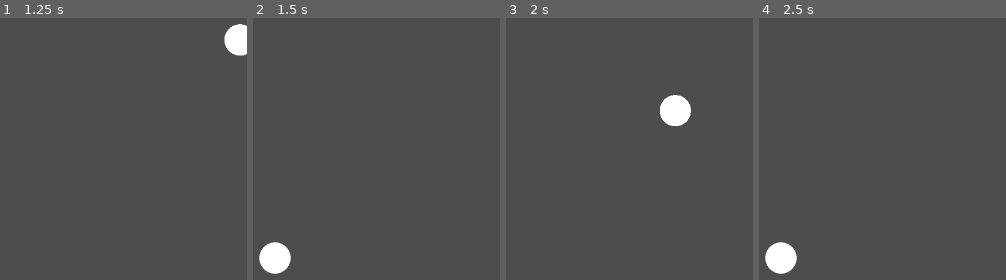
Above: before the commit, frames 1-4 (left to right).
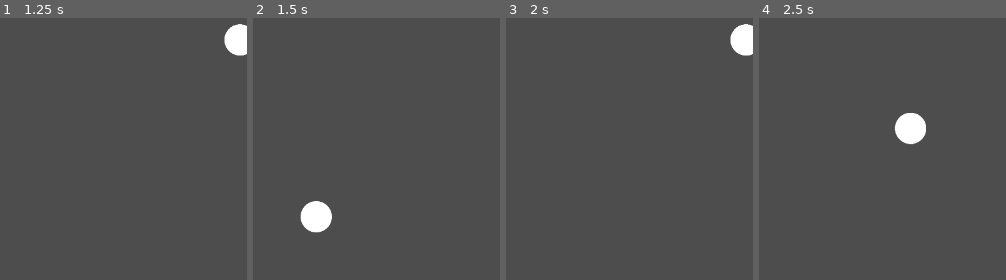
Above: after the commit, the same moments.

Repository: felipedfe/ricochet-godot
Game: Godot game, scene res://scenes/main.tscn
The game is run twice, just before and just after one commit, with the same random seed, the same clock (stepped at 60 frames per second) and the same inputs.
Inputs (mouse positions are in pixels of both pictures, inside the frame that each line leads up to):
- Up to frame 1 (1.25 s): tap Enter at 0.5 s; move the mouse to (outside the picture) at 0.52 s; click (outside the picture) at 0.6 s; tap D (d, bound only after the commit) at 0.8 s
- Up to frame 2 (1.5 s): move the mouse to (outside the picture) at 1.27 s; tap D (d, bound only after the commit) at 1.35 s
- Up to frame 3 (2 s): click (outside the picture) at 1.55 s
- Up to frame 4 (2.5 s): move the mouse to (outside the picture) at 2.02 s; click (outside the picture) at 2.1 s; tap D (d, bound only after the commit) at 2.3 s

Frame 1 is identical in both runs. In frame 2, 2.5% of the frame differs, in the area x 2-32%, y 69-98%; in frame 3, 2.2%; in frame 4, 2.5%.

Commit message:
change action key

Diff:
--- a/project.godot
+++ b/project.godot
@@ -30,6 +30,11 @@
 "events": [Object(InputEventMouseButton,"resource_local_to_scene":false,"resource_name":"","device":-1,"window_id":0,"a …(253 unchanged characters)…
 ]
 }
+d={
+"deadzone": 0.2,
+"events": [Object(InputEventKey,"resource_local_to_scene":false,"resource_name":"","device":-1,"window_id":0,"alt_pressed":false,"shift_pressed":false,"ctrl_pressed":false,"meta_pressed":false,"pressed":false,"keycode":0,"physical_keycode":68,"key_label":0,"unicode":100,"location":0,"echo":false,"script":null)
+]
+}
 
 [rendering]
 
--- a/scripts/level_1.gd
+++ b/scripts/level_1.gd
@@ -16,5 +16,5 @@
 	reset_ball()
 
 func _process(_delta):
-	if Input.is_action_just_pressed("click"):
+	if Input.is_action_just_pressed("click") or Input.is_action_just_pressed("d"):
 		ball_node.launch()
